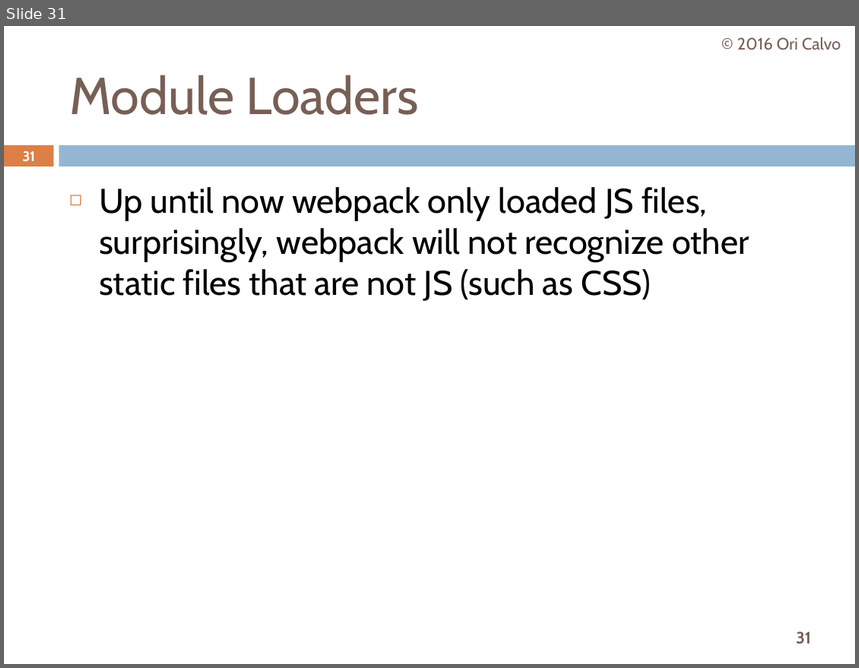
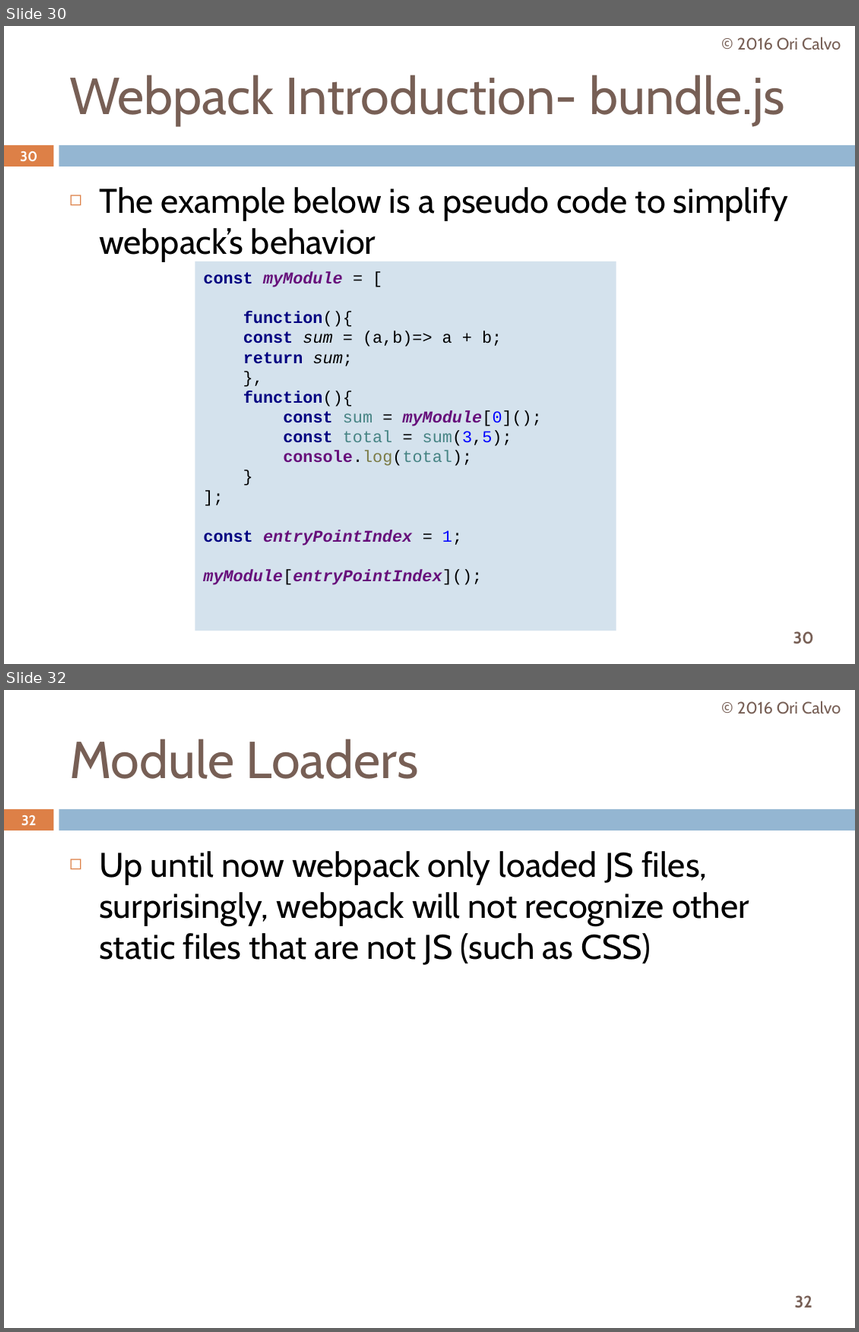
Before and after one commit to oricalvo/course-webpack, a slide deck: Webpack.pptx. Shown one above the other, each under a label of ours: slide 31 before the commit, slides 30 and 32 after it; the slides between them are not shown. The pictures are 859x668 and 859x1332 pixels, drawn with LibreOffice and Linux fonts; fonts in the diff are those of the drawing. Boxes give left, top, right and bottom in pixels: in the first picture for what was removed or moved away, otherwise in the second. Text is boxed around its words. In the diff, an @@ line names an element or a change of style, - is before the commit and + after.

```diff
--- a/Webpack.pptx
+++ b/Webpack.pptx
@@ slide 30 added at [4,26,855,664], background #FFFFFF; not listed: 3 template elements that a slide beside it also shows @@
@@ text added at [737,37,841,50], 14 pt, text #775F55 @@
+© 2016 Ori Calvo
@@ title added at [69,75,785,126], 44 pt, text #775F55 @@
+Webpack Introduction- bundle.js
@@ page number added at [20,151,37,161], 11.9 pt, text #FFFFFF, bold @@
+30
@@ text added at [99,187,788,262], 29 pt, text #000000 @@
+◻ The example below is a pseudo code to simplify webpack’s behavior
@@ rectangle added at [195,262,616,631], fill #D4E2ED, 14 pt, text #660E7A, bold @@
+const myModule = [
+function(){
+const sum = (a,b)=> a + b;
+return sum;
+},
+function(){
+const sum = myModule[0]();
+const total = sum(3,5);
+console.log(total);
+}
+];
+const entryPointIndex = 1;
+myModule[entryPointIndex]();
@@ what was slide 31 is now slide 32 @@
@@ page number at [21,815,37,825]: text changed @@
-31
+32
@@ page number at [795,1296,813,1309]: text changed @@
-31
+32
```
Also in this commit, not shown: 82 slides changed, 3 other slides added.
